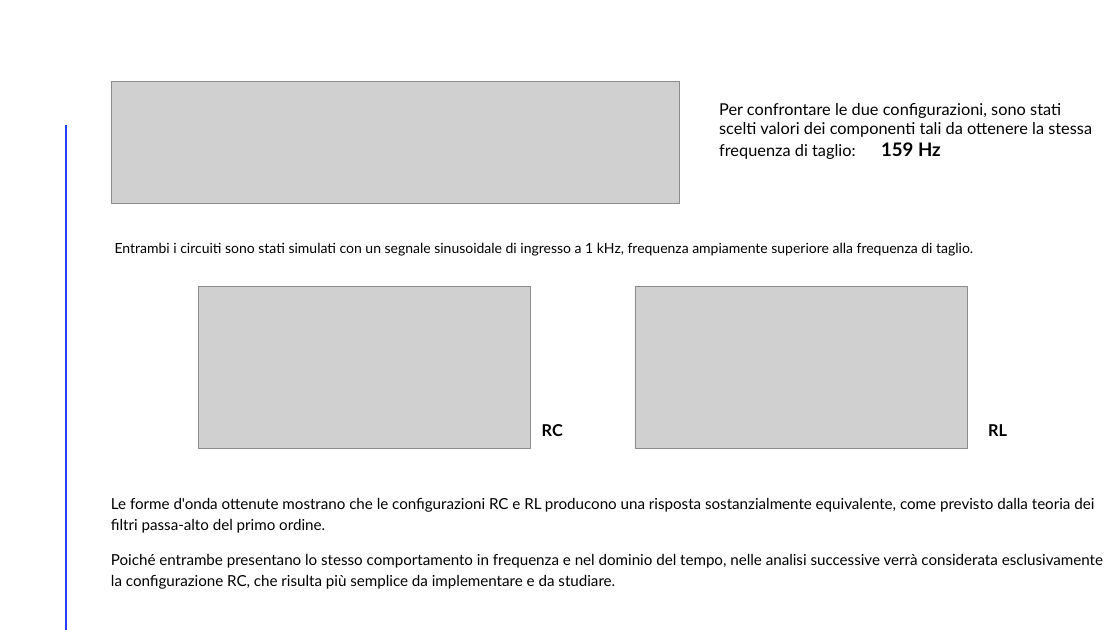
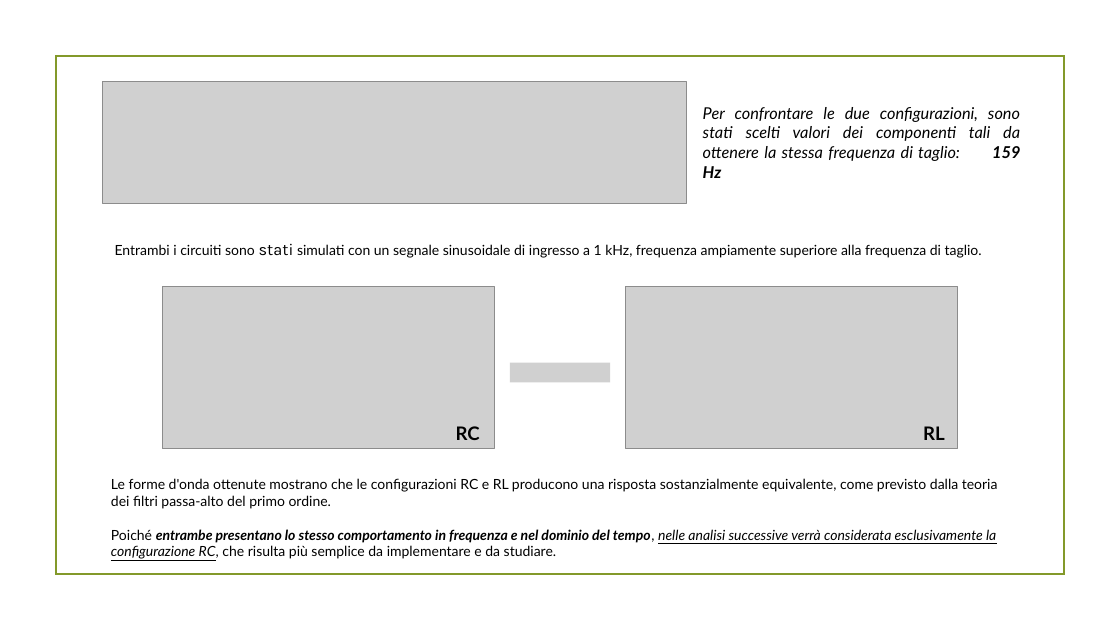
Before and after one commit to RiccardoSC2050/Progetto-sistemi-elettronici, a slide deck: slide 4 of presentazione/demoCompleta.pptx (slide 3 before the commit). Drawn at 1120x630 pixels with LibreOffice and Linux fonts; fonts in the diff are those of the drawing; grey boxes stand for pictures; background and template pictures are left out. Boxes give left, top, right and bottom in pixels: in the first picture for what was removed or moved away, otherwise in the second. Text is boxed around its words. In the diff, an @@ line names an element or a change of style, - is before the commit and + after.

Commit message:
completamento presentazione
nuovo design

```diff
--- a/presentazione/demoCompleta.pptx
+++ b/presentazione/demoCompleta.pptx
@@ rectangle added at (x1=55, y1=56, x2=1064, y2=575), outline #83992A 1.25 pt @@
@@ picture resized from (x1=111, y1=82, x2=679, y2=203) to (x1=103, y1=82, x2=686, y2=203) @@
@@ text "Per confrontare le due configurazioni, ..." moved from (x1=719, y1=103, x2=1092, y2=159) to (x1=703, y1=107, x2=1020, y2=178) @@
@@ text "Per confrontare le due configurazioni, ..." at (x1=703, y1=107, x2=1020, y2=178): size 16 to 14 pt in "159 Hz"; italic on; alignment left to justified @@
@@ line removed from (66, 126) to (66, 630) @@
@@ text "Entrambi i circuiti sono stati ..." at (x1=115, y1=244, x2=982, y2=258): size 12 to 14 pt, font Lato to Karla in "stati" @@
@@ picture moved from (x1=198, y1=287, x2=530, y2=450) to (x1=162, y1=287, x2=494, y2=450) @@
@@ picture moved from (x1=635, y1=287, x2=967, y2=450) to (x1=626, y1=287, x2=958, y2=450) @@
@@ picture added at (x1=510, y1=363, x2=610, y2=383) @@
@@ text "RC" at (x1=456, y1=426, x2=480, y2=440): size 14 to 16 pt @@
@@ text "RC" moved from (x1=542, y1=424, x2=563, y2=436) to (x1=456, y1=426, x2=480, y2=440) @@
@@ text "RL" moved from (x1=988, y1=424, x2=1007, y2=436) to (x1=923, y1=426, x2=945, y2=440) @@
@@ text "RL" at (x1=923, y1=426, x2=945, y2=440): size 14 to 16 pt @@
@@ text "Le forme d'onda ottenute mostrano ..." moved from (x1=111, y1=497, x2=1103, y2=589) to (x1=111, y1=478, x2=998, y2=559) @@
@@ text "Le forme d'onda ottenute mostrano ..." at (x1=111, y1=478, x2=998, y2=559): size 13 to 12 pt; bold on, italic on in "entrambe presentano lo stesso comportamento in frequenza ..."; underline on in "nelle analisi successive verrà considerata esclusivamente la ..."; line spacing 1.15 to 1; less space between paragraphs @@
```
Also in this commit, not shown: 57 other slides changed, 13 slides added, 3 slides removed, 13 other files.
